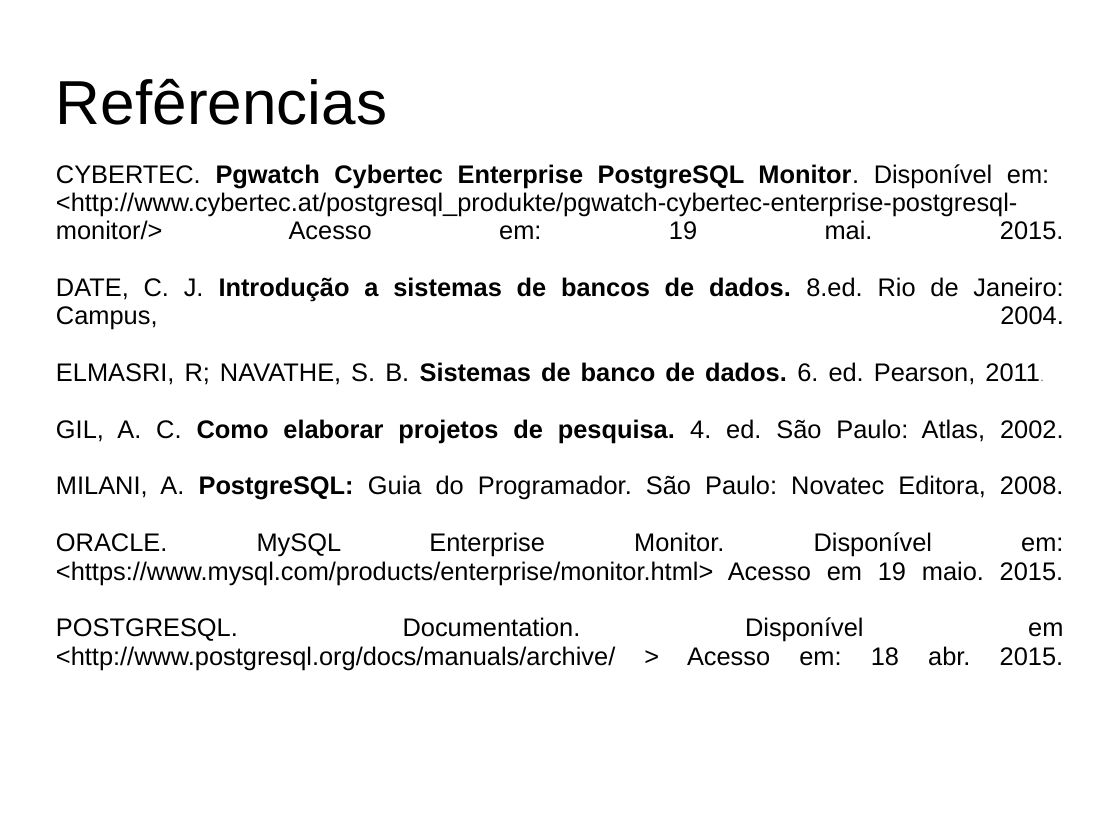
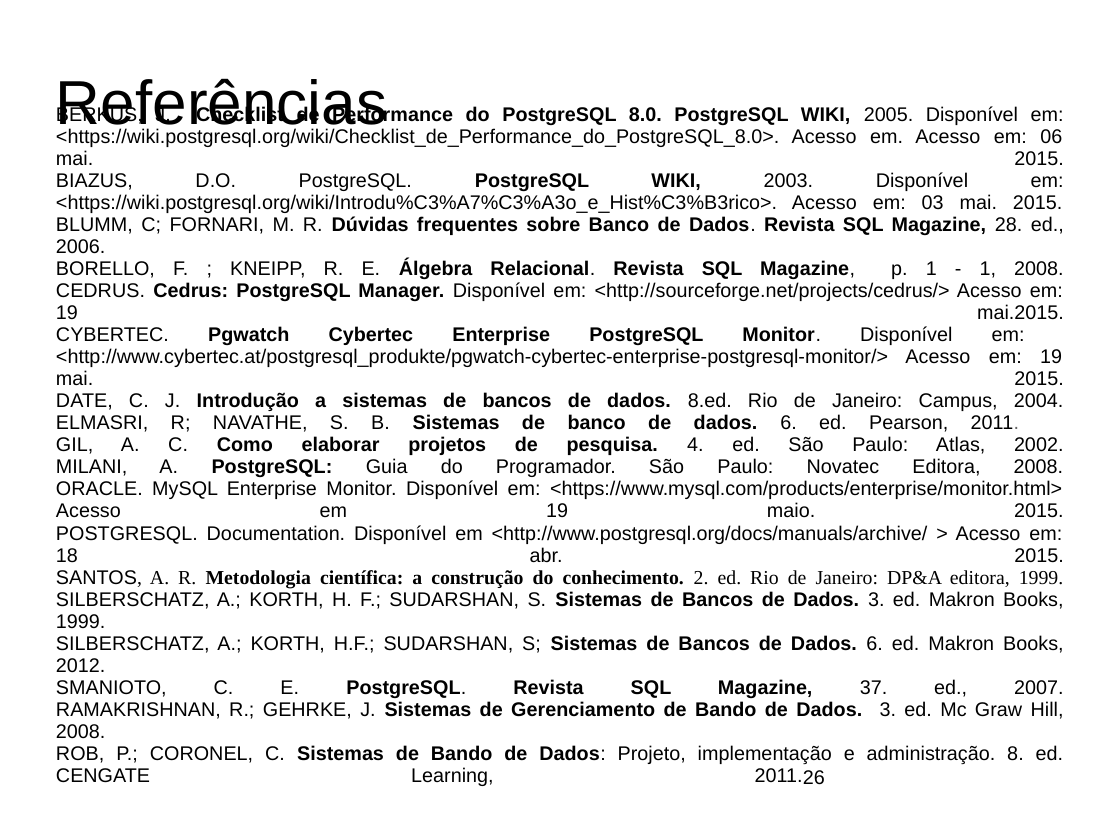
Before and after one commit to ftomasini/smdb, a slide deck: slide 26 of Documentos/FTOMASINI/SLIDES/slides.odp (slide 28 before the commit). Drawn at 1120x840 pixels with LibreOffice and Linux fonts; fonts in the diff are those of the drawing; background and template pictures are left out. Boxes give left, top, right and bottom in pixels: in the first picture for what was removed or moved away, otherwise in the second. Text is boxed around its words. In the diff, an @@ line names an element or a change of style, - is before the commit and + after.

```diff
--- a/Documentos/FTOMASINI/SLIDES/slides.odp
+++ b/Documentos/FTOMASINI/SLIDES/slides.odp
@@ title at (56, 78, 387, 135): text changed @@
-Refêrencias
+Referências
@@ title at (56, 128, 1064, 786): text changed; size 18 to 14 pt @@
-CYBERTEC. Pgwatch Cybertec Enterprise PostgreSQL Monitor. Disponível em: <http://www.cybertec.at/postgresql_produkte/pgwatch-cybertec-enterprise-postgresql-monitor/> Acesso em: 19 mai. 2015.
-DATE, C. J. Introdução a sistemas de bancos de dados. 8.ed. Rio de Janeiro: Campus, 2004.
-ELMASRI, R; NAVATHE, S. B. Sistemas de banco de dados. 6. ed. Pearson, 2011.
-GIL, A. C. Como elaborar projetos de pesquisa. 4. ed. São Paulo: Atlas, 2002.
-MILANI, A. PostgreSQL: Guia do Programador. São Paulo: Novatec Editora, 2008.
-ORACLE. MySQL Enterprise Monitor. Disponível em: <https://www.mysql.com/products/enterprise/monitor.html> Acesso em 19 maio. 2015.
-POSTGRESQL. Documentation. Disponível em <http://www.postgresql.org/docs/manuals/archive/ > Acesso em: 18 abr. 2015.
+BERKUS, J. Checklist de Performance do PostgreSQL 8.0. PostgreSQL WIKI, 2005. Disponível em: <https://wiki.postgresql.org/wiki/Checklist_de_Performance_do_PostgreSQL_8.0>. Acesso em. Acesso em: 06 mai. 2015.
+BIAZUS, D.O. PostgreSQL. PostgreSQL WIKI, 2003. Disponível em: <https://wiki.postgresql.org/wiki/Introdu%C3%A7%C3%A3o_e_Hist%C3%B3rico>. Acesso em: 03 mai. 2015.
+BLUMM, C; FORNARI, M. R. Dúvidas frequentes sobre Banco de Dados. Revista SQL Magazine, 28. ed., 2006.
+BORELLO, F. ; KNEIPP, R. E. Álgebra Relacional. Revista SQL Magazine, p. 1 - 1, 2008.
+CEDRUS. Cedrus: PostgreSQL Manager. Disponível em: <http://sourceforge.net/projects/cedrus/> Acesso em: 19 mai.2015.
+CYBERTEC. Pgwatch Cybertec Enterprise PostgreSQL Monitor. Disponível em: <http://www.cybertec.at/postgresql_produkte/pgwatch-cybertec-enterprise-postgresql-monitor/> Acesso em: 19 mai. 2015.
+DATE, C. J. Introdução a sistemas de bancos de dados. 8.ed. Rio de Janeiro: Campus, 2004.
+ELMASRI, R; NAVATHE, S. B. Sistemas de banco de dados. 6. ed. Pearson, 2011.
+GIL, A. C. Como elaborar projetos de pesquisa. 4. ed. São Paulo: Atlas, 2002.
+MILANI, A. PostgreSQL: Guia do Programador. São Paulo: Novatec Editora, 2008.
+ORACLE. MySQL Enterprise Monitor. Disponível em: <https://www.mysql.com/products/enterprise/monitor.html> Acesso em 19 maio. 2015.
+POSTGRESQL. Documentation. Disponível em <http://www.postgresql.org/docs/manuals/archive/ > Acesso em: 18 abr. 2015.
+SANTOS, A. R. Metodologia científica: a construção do conhecimento. 2. ed. Rio de Janeiro: DP&A editora, 1999.
+SILBERSCHATZ, A.; KORTH, H. F.; SUDARSHAN, S. Sistemas de Bancos de Dados. 3. ed. Makron Books, 1999.
+SILBERSCHATZ, A.; KORTH, H.F.; SUDARSHAN, S; Sistemas de Bancos de Dados. 6. ed. Makron Books, 2012.
+SMANIOTO, C. E. PostgreSQL. Revista SQL Magazine, 37. ed., 2007.
+RAMAKRISHNAN, R.; GEHRKE, J. Sistemas de Gerenciamento de Bando de Dados. 3. ed. Mc Graw Hill, 2008.
+ROB, P.; CORONEL, C. Sistemas de Bando de Dados: Projeto, implementação e administração. 8. ed. CENGATE Learning, 2011.
@@ page number added at (803, 770, 825, 785), 14 pt, text #000000 @@
+26
```
Also in this commit, not shown: 20 other slides changed, 4 slides added, 7 slides removed, 2 other files.
